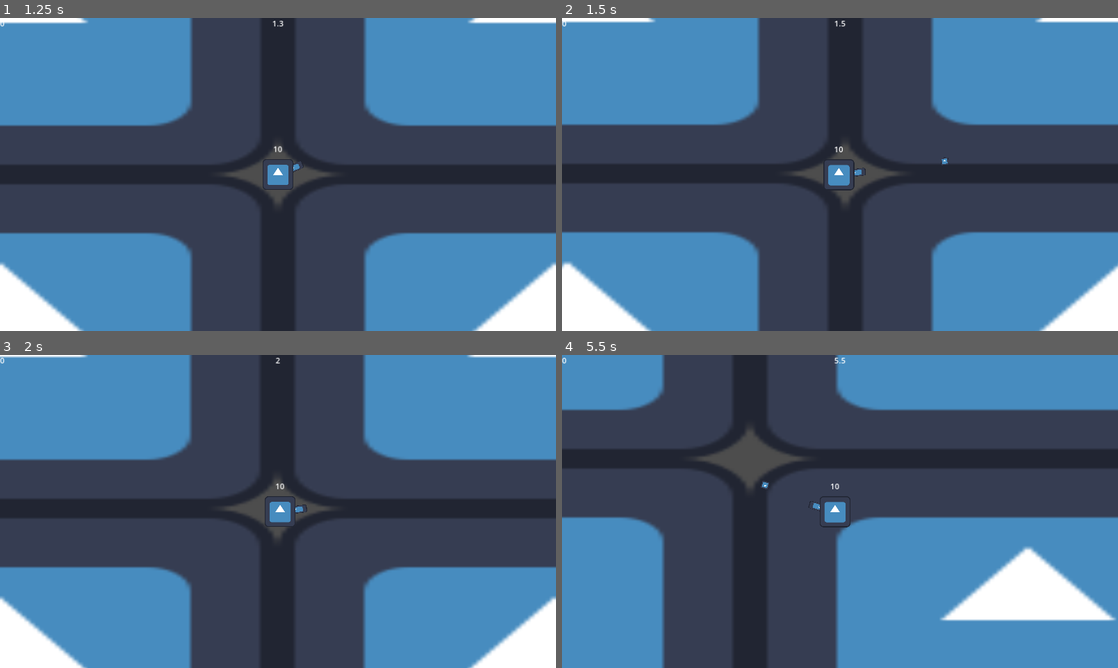
Above: before the commit, frames 1-4 (two rows, left to right).
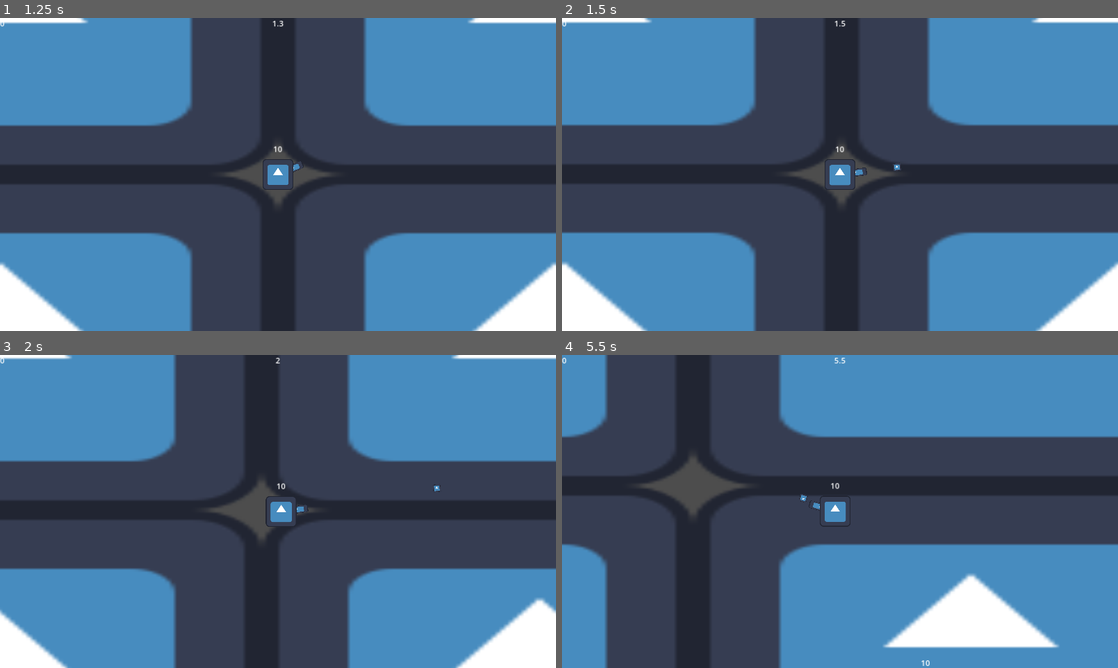
Above: after the commit, the same moments.

Repository: YUK1-0000/vamsavadiepio
Game: Godot game, scene res://World/world.tscn
Same seed, same stepped clock (60 frames per second), same inputs: the game is played once before the commit and once after it. The engine's default icon, where the game draws it, is replaced by a stand-in: a white triangle on a blue panel in a dark square.
Inputs (mouse positions are in pixels of both pictures, inside the frame that each line leads up to):
- Up to frame 1 (1.25 s): click "Start" at 0.5 s
- Up to frame 2 (1.5 s): tap Enter at 1.25 s; move the mouse to (962, 158) at 1.27 s; press the mouse at (962, 158) at 1.28 s; hold D (move_right) from 1.28 s (still down)
- Up to frame 3 (2 s): keep holding D (move_right); tap Q (q) at 1.55 s
- Up to frame 4 (5.5 s): move the mouse to (728, 527) at 2.02 s; release D (move_right) at 2.03 s; release the mouse at (728, 527) at 2.03 s; hold S (move_downward) 2.03-2.78 s; tap Q (q) at 2.1, 3.05, 3.6, 4.55, 5.1 s; click (728, 527) at 2.3 s; move the mouse to (895, 442) at 2.77 s; press the mouse at (895, 442) at 2.78 s; hold D (move_right) 2.78-3.53 s; move the mouse to (812, 574) at 3.52 s; release the mouse at (812, 574) at 3.53 s; hold W (move_upward) 3.53-4.28 s; click (812, 574) at 3.8 s; move the mouse to (1006, 558) at 4.27 s; press the mouse at (1006, 558) at 4.28 s; hold A (move_left) from 4.28 s (still down); move the mouse to (673, 464) at 5.02 s; release the mouse at (673, 464) at 5.03 s; click (673, 464) at 5.3 s

Frame 1 is identical in both runs. In frame 2, 3.0% of the frame differs, in the area x 0-100%, y 0-100%; in frame 3, 13%; in frame 4, 50%.

Commit message:
バランス調整

Diff:
--- a/Bullet/bullet.tscn
+++ b/Bullet/bullet.tscn
@@ -14,7 +14,7 @@
 collision_mask = 13
 motion_mode = 1
 script = ExtResource("1_wgk5s")
-speed = 1000
+speed = 500
 penetration = 0.0
 
 [node name="Icon" type="Sprite2D" parent="."]
--- a/Enemy/enemy.tscn
+++ b/Enemy/enemy.tscn
@@ -20,6 +20,12 @@
 motion_mode = 1
 script = ExtResource("1_kw0dt")
 moving_mode = 1
+speed = 100
+acceleration = 200
+friction = 200
+hp_max = 10
+exp = 10
+damage = 1
 
 [node name="Icon" type="Sprite2D" parent="."]
 scale = Vector2(0.5, 0.5)
--- a/Player/player.gd
+++ b/Player/player.gd
@@ -14,14 +14,14 @@
 		pause()
 
 	if Input.is_action_just_pressed("q"):
-		auto_fire != auto_fire
+		auto_fire = not auto_fire
 
 	while exp >= required_exp:
 		upgrade_point += 1
 		required_exp += 100
 
 	gun.look_at(get_global_mouse_position())
-	if auto_fire or Input.is_action_pressed("fire") and not interval_timer.time_left:
+	if (auto_fire or Input.is_action_pressed("fire")) and not interval_timer.time_left:
 		gun.shoot()
 
 	direction = Input.get_vector("move_left", "move_right", "move_upward", "move_downward")
--- a/Player/player.tscn
+++ b/Player/player.tscn
@@ -21,9 +21,9 @@
 moving_mode = 1
 speed = 300
 acceleration = 300
-friction = 300
+friction = 100
 hp_max = 10
-recoil = 100
+recoil = 50
 damage = 1
 knockback = 100
 
